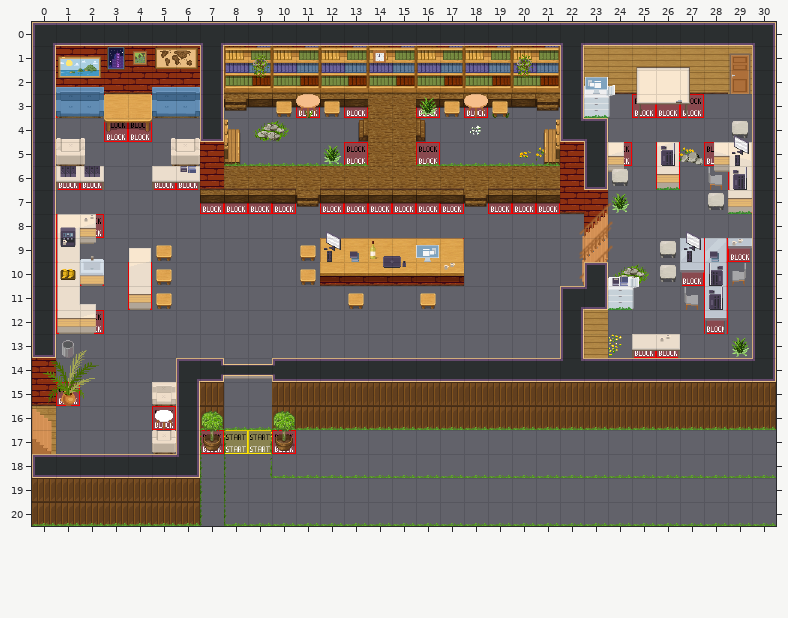
A Tiled map (JSON) gets an edit: map.tmj. The picture above was drawn from the file before the commit.
Cells are 32x32 px. Shown: x 0..30, y 0..20.
The result:
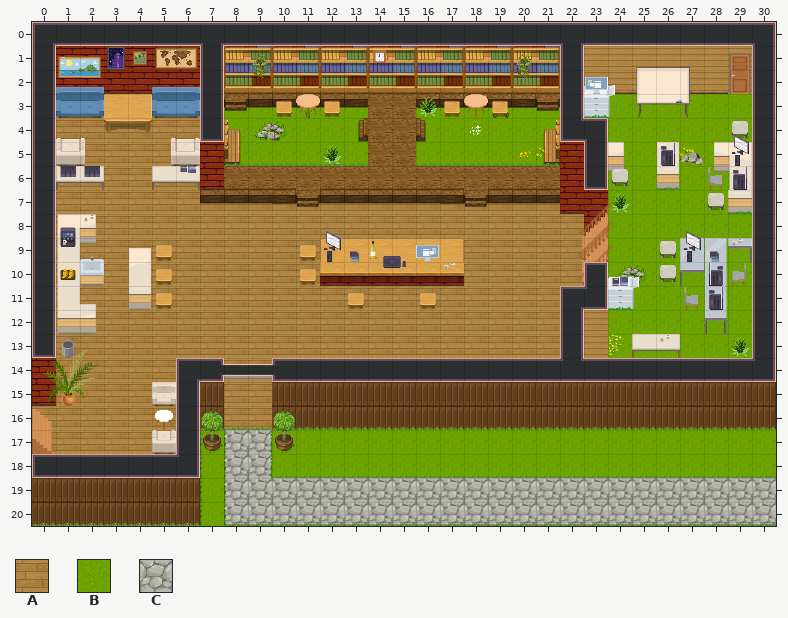
Key: from "Chunk 1": A 3, B 4, C 6.
_ is an empty cell, . an unchanged one.
Tiles of an added or newly shown layer are drawn over the layers below it.
The exact change:
--- layer "floor/floor1" (now shown)
@@ x 1..30 @@
- 3 .......______..______..______.
- 4 ______.______..______..______.
- 5 .____..______..______.._____..
- 6 ______.................______.
- 7 _____________________.._____..
- 8 ______________________.______.
- 9 ___________......_____.___.__.
-10 _._________......_____.______.
-11 _____________________..._____.
-12 _____________________..______.
-13 _____________________..______.
-14 _____..__.....................
-15 ____...__.....................
-16 _____..__.....................
-17 _____.________________________
-18 ......________________________
-19 ......________________________
-20 ......________________________
+ 3 .......BBBBBB..BBBBBB..BBBBBB.
+ 4 AAAAAA.BBBBBB..BBBBBB..BBBBBB.
+ 5 .AAAA..BBBBBB..BBBBBB..BBBBB..
+ 6 AAAAAA.................BBBBBB.
+ 7 AAAAAAAAAAAAAAAAAAAAA..BBBBB..
+ 8 AAAAAAAAAAAAAAAAAAAAAA.BBBBBB.
+ 9 AAAAAAAAAAA......AAAAA.BBB.BB.
+10 A.AAAAAAAAA......AAAAA.BBBBBB.
+11 AAAAAAAAAAAAAAAAAAAAA...BBBBB.
+12 AAAAAAAAAAAAAAAAAAAAA..BBBBBB.
+13 AAAAAAAAAAAAAAAAAAAAA..BBBBBB.
+14 AAAAA..AA.....................
+15 AAAA...AA.....................
+16 AAAAA..AA.....................
+17 AAAAA.BCCBBBBBBBBBBBBBBBBBBBBB
+18 ......BCCBBBBBBBBBBBBBBBBBBBBB
+19 ......BCCCCCCCCCCCCCCCCCCCCCCC
+20 ......BCCCCCCCCCCCCCCCCCCCCCCC
Pixel boxes of the changes (left, top, right, bottom) in both pictures:
added: (56, 94, 776, 526)
